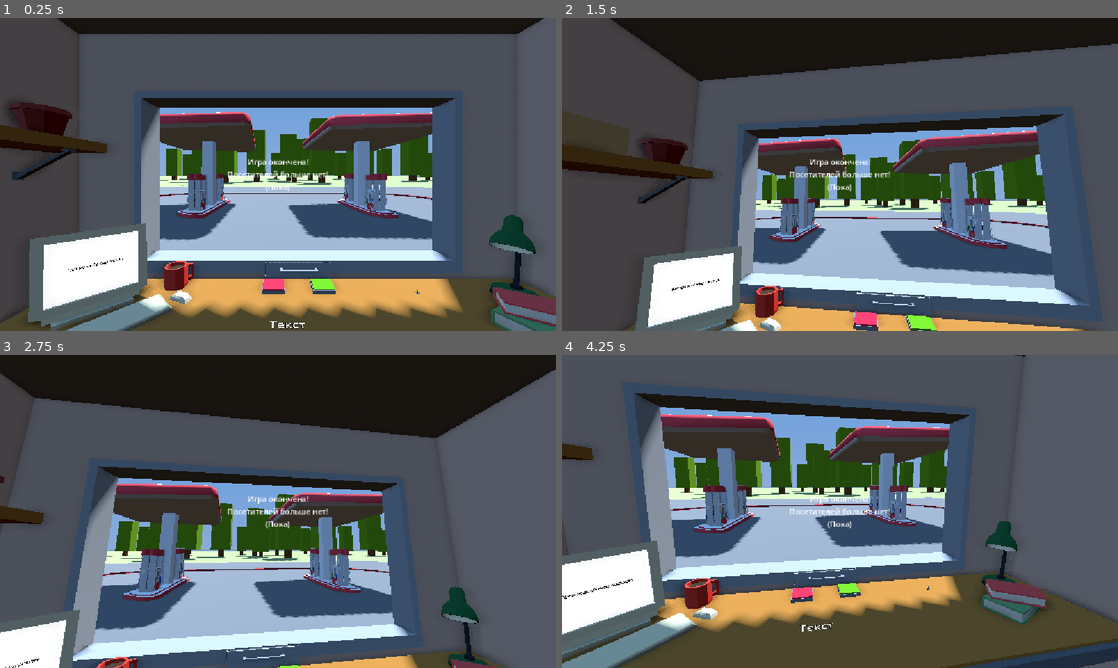
Above: before the commit, frames 1-4 (two rows, left to right).
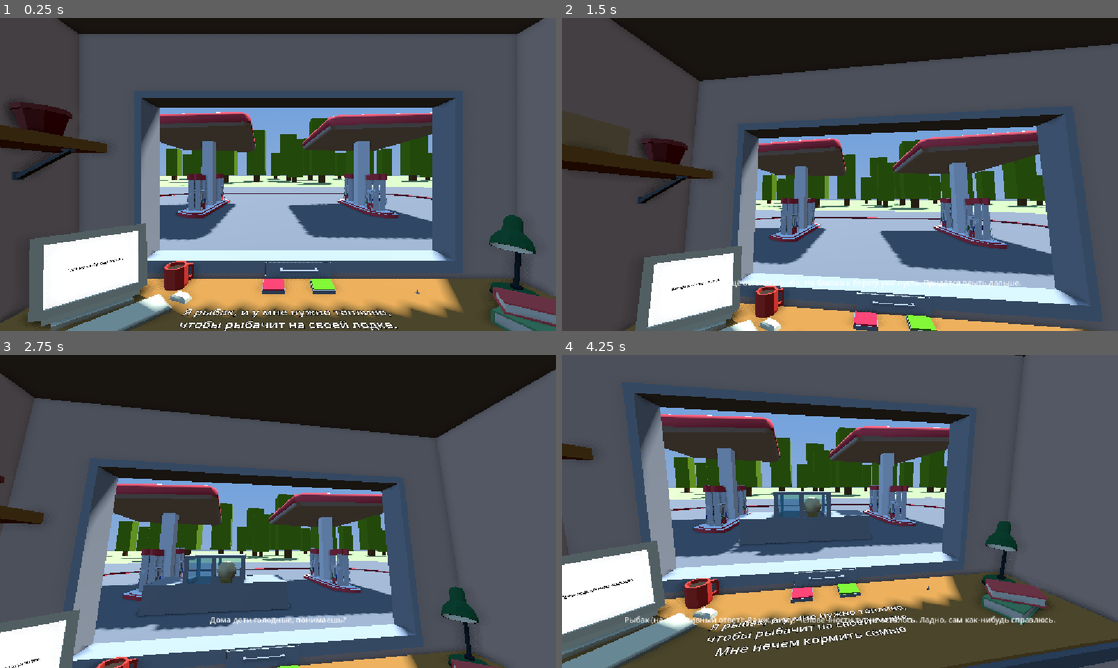
Above: after the commit, the same moments.

Repository: RolicsVin/AZS
Game: Godot game, scene res://scenes/game.tscn
Same seed, same stepped clock (60 frames per second), same inputs: the game is played once before the commit and once after it. This scene is started directly instead of the project's main scene.
Inputs (mouse positions are in pixels of both pictures, inside the frame that each line leads up to):
- Up to frame 1 (0.25 s): no input
- Up to frame 2 (1.5 s): tap Enter (ui_accept) at 0.5, 0.77 s; move the mouse to (962, 158) at 0.52 s; hold Right (ui_right) 0.53-1.28 s; click (962, 158) at 0.6 s; move the mouse to (728, 190) at 1.27 s; hold Down (ui_down) from 1.28 s (still down); click (728, 190) at 1.35 s
- Up to frame 3 (2.75 s): tap Enter (ui_accept) at 1.52 s; move the mouse to (333, 442) at 2.02 s; release Down (ui_down) at 2.03 s; hold Right (ui_right) from 2.03 s (still down); click (333, 442) at 2.1 s
- Up to frame 4 (4.25 s): move the mouse to (812, 574) at 2.77 s; release Right (ui_right) at 2.78 s; hold Up (ui_up) 2.78-3.53 s; click (812, 574) at 2.85 s; tap Enter (ui_accept) at 3.02, 3.77 s; move the mouse to (1006, 558) at 3.52 s; hold Left (ui_left) from 3.53 s (still down); click (1006, 558) at 3.6 s

The runs differ from the first frame. In frame 1, 1.3% of the frame differs, in the area x 32-72%, y 45-100%; in frame 2, 0.6%; in frame 3, 4.3%; in frame 4, 4.9%, in the area x 11-89%, y 43-97%.

Commit message:
update

Diff:
--- a/core/classes/resources/work.gd
+++ b/core/classes/resources/work.gd
@@ -2,6 +2,7 @@
 ## Машины являются дочерними узлами Work, события — ресурсами Event.
 class_name Work extends Node3D
 
+@export var anim_name: String ## Какую анимацию проигрывать во время этйо рабочей смены
 @export var sequence: Array[Variant] = [] ## Последовательность NodePath машин и ресурсов Event
 
 
--- a/scenes/game.tscn
+++ b/scenes/game.tscn
@@ -1,7 +1,6 @@
 [gd_scene format=3 uid="uid://cn11ydl8f4sic"]
 
 [ext_resource type="Script" uid="uid://8k33cet5l0y3" path="res://scenes/game.gd" id="1_uwrxv"]
-[ext_resource type="Script" path="res://core/classes/resources/work.gd" id="work_script"]
 [ext_resource type="Script" uid="uid://clmjcoqlf4st7" path="res://scenes/resume.gd" id="3_iywne"]
 [ext_resource type="Script" uid="uid://gcg38oqbhffp" path="res://core/classes/gameplay/car.gd" id="3_lnu2h"]
 [ext_resource type="Script" uid="uid://tic1p5mu7nxj" path="res://core/classes/resources/character.gd" id="3_p57ef"]
@@ -41,6 +40,7 @@
 [ext_resource type="ArrayMesh" uid="uid://cypgn0atb8dui" path="res://assets/models/azs/Cube_100.res" id="37_0rmfi"]
 [ext_resource type="ArrayMesh" uid="uid://bm7a2fwvpu1ml" path="res://assets/models/azs/Cube_102.res" id="38_xbak0"]
 [ext_resource type="ArrayMesh" uid="uid://dy5t6o4ol0qy6" path="res://assets/models/azs/Cube_099.res" id="39_3x28f"]
+[ext_resource type="Script" uid="uid://rfq1ncy2ix6k" path="res://core/classes/resources/work.gd" id="work_script"]
 
 [sub_resource type="ProceduralSkyMaterial" id="ProceduralSkyMaterial_uwrxv"]
 sky_top_color = Color(0.4296553, 0.6243575, 0.8699786, 1)
@@ -278,7 +278,7 @@
 [sub_resource type="BoxShape3D" id="BoxShape3D_oq1mk"]
 size = Vector3(1.4253235, 0.6828613, 0.20532227)
 
-[node name="Game" type="Node3D" unique_id=383884584 node_paths=PackedStringArray("ui", "resume", "web", "dialog", "back_button")]
+[node name="Game" type="Node3D" unique_id=383884584 node_paths=PackedStringArray("works", "ui", "resume", "web", "dialog", "back_button")]
 script = ExtResource("1_uwrxv")
 works = [NodePath("Work")]
 ui = NodePath("UI")
@@ -303,9 +303,10 @@
 light_color = Color(0.9077261, 0.72885305, 0.55710304, 1)
 shadow_enabled = true
 
-[node name="Work" type="Node3D" parent="." unique_id=537433337 node_paths=PackedStringArray()]
+[node name="Work" type="Node3D" parent="." unique_id=622417747]
 script = ExtResource("work_script")
 sequence = [NodePath("Car"), NodePath("Car2"), NodePath("Car3")]
+metadata/_custom_type_script = "uid://rfq1ncy2ix6k"
 
 [node name="Car" type="Node3D" parent="Work" unique_id=463594966 node_paths=PackedStringArray("anim")]
 transform = Transform3D(1, 0, 0, 0, 1, 0, 0, 0, 1, 0.006052017, 0, -5.583511)
